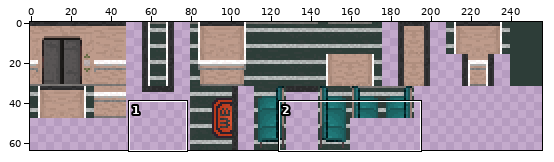
Sprite sheet: Assets/Tilesets/Hopital/texture_hopital.png. Above: a wide view before the commit, with the close-up outlined.
Close-up. Before:
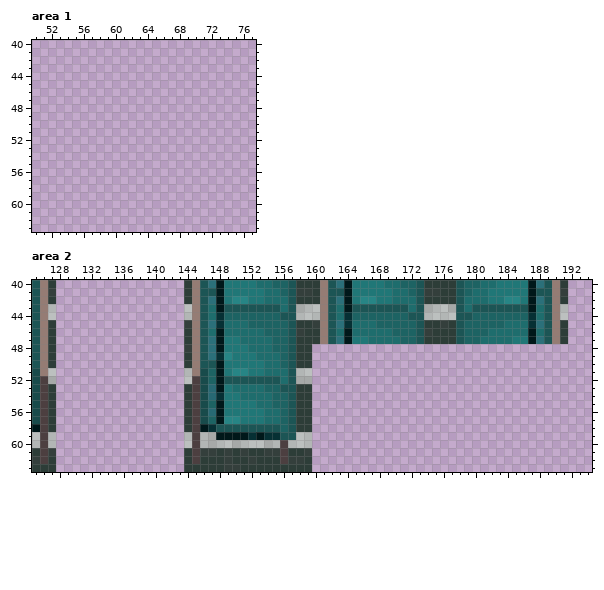
The file is 256x64 pixels. Colours within 5 levels of each other are drawn and written as one. Shown: area 1: x 50..77, y 40..63; area 2: x 125..194, y 40..63.
The result:
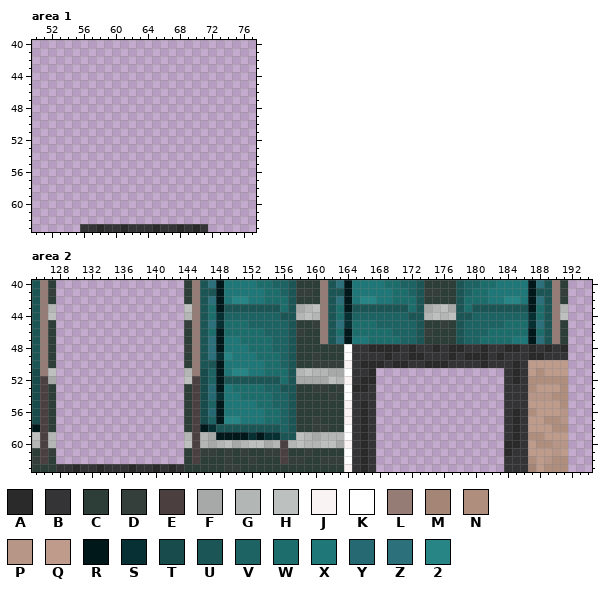
Palette (. is transparent): A #2a2a2b  B #343436  C #2d3d38  D #343f3c  E #4c3f40  F #a6a9a8  G #b2b6b5  H #bcc0bf  J #f9f3f3  K #ffffff  L #957c74  M #a48576  N #af8e7e  P #b79687  Q #be9b8b  R #00181a  S #063034  T #184b4b  U #1c5555  V #1d6363  W #1e6d6d  X #207777  Y #276973  Z #2b707a  2 #278585
The exact change:
--- area 1
@@ x 50..77 @@
 62 ............................
-63 ............................
+63 ......BBABBABBBABBABAB......
--- area 2
@@ x 125..194 @@
 47 ULC................CLUZRXXWWWWVVUCCCLUZRXXWWWWVVUCCCCUVVWWWWXXRZULC...
-48 ULC................DLUZRXXXWWWVVUCC...................................
-49 ULC................CLUZS2XXXWWWVUCC...................................
-50 ULC................CLUURXXXXXWWVUCC...................................
-51 TLH................GLTVRX22XXWWWUGH...................................
-52 TEF................HETVRUUUUUUUWUFF...................................
-53 TEC................CETYRXWWWWVVUUCC...................................
-54 TEC................CETYSXXWWWWVVUCC...................................
-55 TEC................CETVRXXXXWWVVUCC...................................
-56 TEC................CETYRXXXXXWWVUCC...................................
-57 TEC................CETVR22XXXWWVUCC...................................
-58 REC................CERSUUUUUUUUVUCC...................................
-59 HEG................GEGFRRRRSRSSUUHG...................................
-60 GEG................HEGFGHFGHHFGEGHG...................................
-61 CED................CEDDCDCDCCDDECCD...................................
-62 DEC................CECCCDCCDCCCEDDC...................................
-63 CCC................CCCCCDDCCCCCCCCC...................................
+48 ULC................DLUZRXXXWWWVVUCCCCCCKBBAAAABABBABAABBABBAABABABA...
+49 ULC................CLUZS2XXXWWWVUCCDCCCKBBBBABBAABBBABAAABABBBAABBB...
+50 ULC................CLUURXXXXXWWVUCCDDDDJBAAABAABBAAABBBBABBBABQQQQQ...
+51 TLH................GLTVRX22XXWWWUGHGGFFKBBA................BABQNQQQ...
+52 TEF................HETVRUUUUUUUWUFFFFHGJBAA................BABNNNNN...
+53 TEC................CETYRXWWWWVVUUCCDDCDKAAB................BBBNQQQN...
+54 TEC................CETYSXXWWWWVVUCCCCDCKBBB................BBBPPPNN...
+55 TEC................CETVRXXXXWWVVUCCCCCCJBAB................BBBQQQQN...
+56 TEC................CETYRXXXXXWWVUCCCCCCJBAB................BABNQQQP...
+57 TEC................CETVR22XXXWWVUCCDCCCJBAB................BABQQNNP...
+58 REC................CERSUUUUUUUUVUCCDDCCKBAB................BABQQQNN...
+59 HEG................GEGFRRRRSRSSUUHGFGGGKBAB................BABNNQQQ...
+60 GEG................HEGFGHFGHHFGEGHGGHHFJBAB................AABQNNPP...
+61 CED................CEDDCDCDCCDDECCDCCCCKBAB................ABBQQQPQ...
+62 DEC................CECCCDCCDCCCEDDCCDDDKBAB................BBBNQPNN...
+63 CCCBBABBABBBABBABABCCCCCDDCCCCCCCCCCCCCJBAB................BBBMQNNN...
